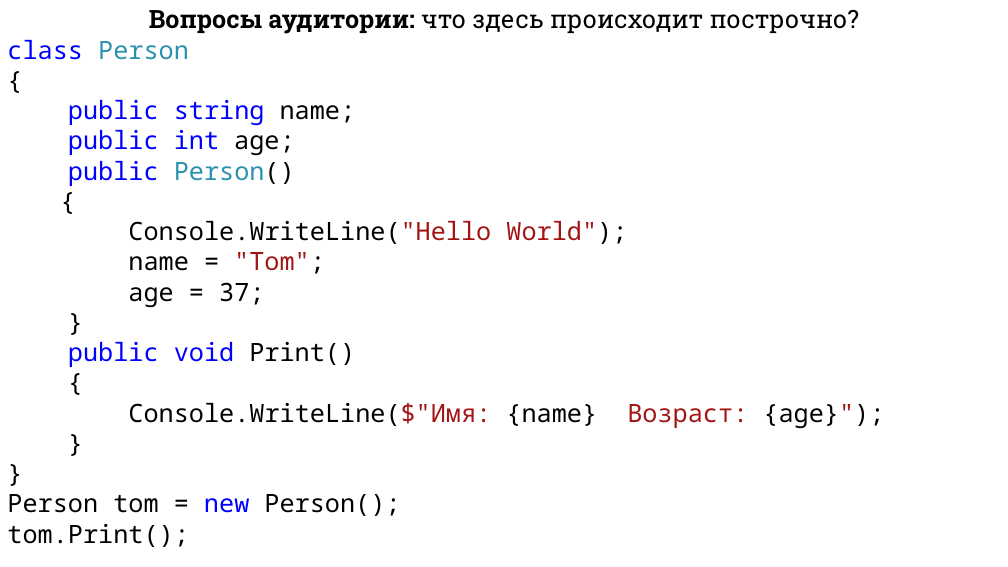
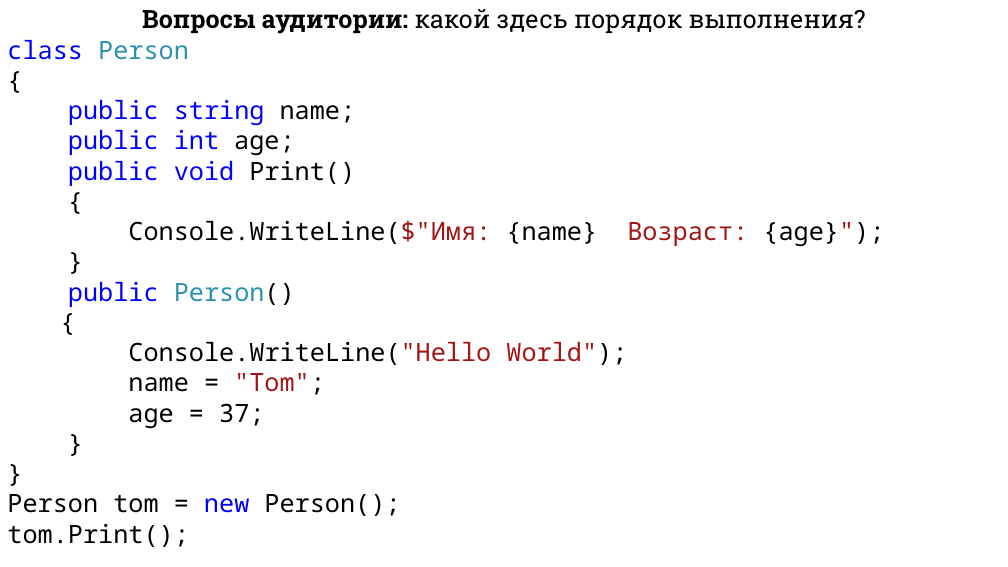
Before and after one commit to DaniilKlyukin/ITiP-1, a slide deck: slide 11 of Лекции/ИТиП лек 6 (практическая 3).pptx. Drawn at 1008x567 pixels with LibreOffice and Linux fonts; fonts in the diff are those of the drawing. Boxes give left, top, right and bottom in pixels: in the first picture for what was removed or moved away, otherwise in the second. Text is boxed around its words. In the diff, an @@ line names an element or a change of style, - is before the commit and + after.

```diff
--- a/Лекции/ИТиП лек 6 (практическая 3).pptx
+++ b/Лекции/ИТиП лек 6 (практическая 3).pptx
@@ text at [142, 9, 866, 34]: text changed @@
-Вопросы аудитории: что здесь происходит построчно?
+Вопросы аудитории: какой здесь порядок выполнения?
@@ text at [68, 161, 884, 246]: paragraphs added @@
+public void Print()
+{
+Console.WriteLine($"Имя: {name} Возраст: {age}");
+}
@@ text at [68, 342, 884, 428]: paragraphs removed @@
-public void Print()
-{
-Console.WriteLine($"Имя: {name} Возраст: {age}");
-}
```
Also in this commit, not shown: 3 other slides changed, 12 other files.
